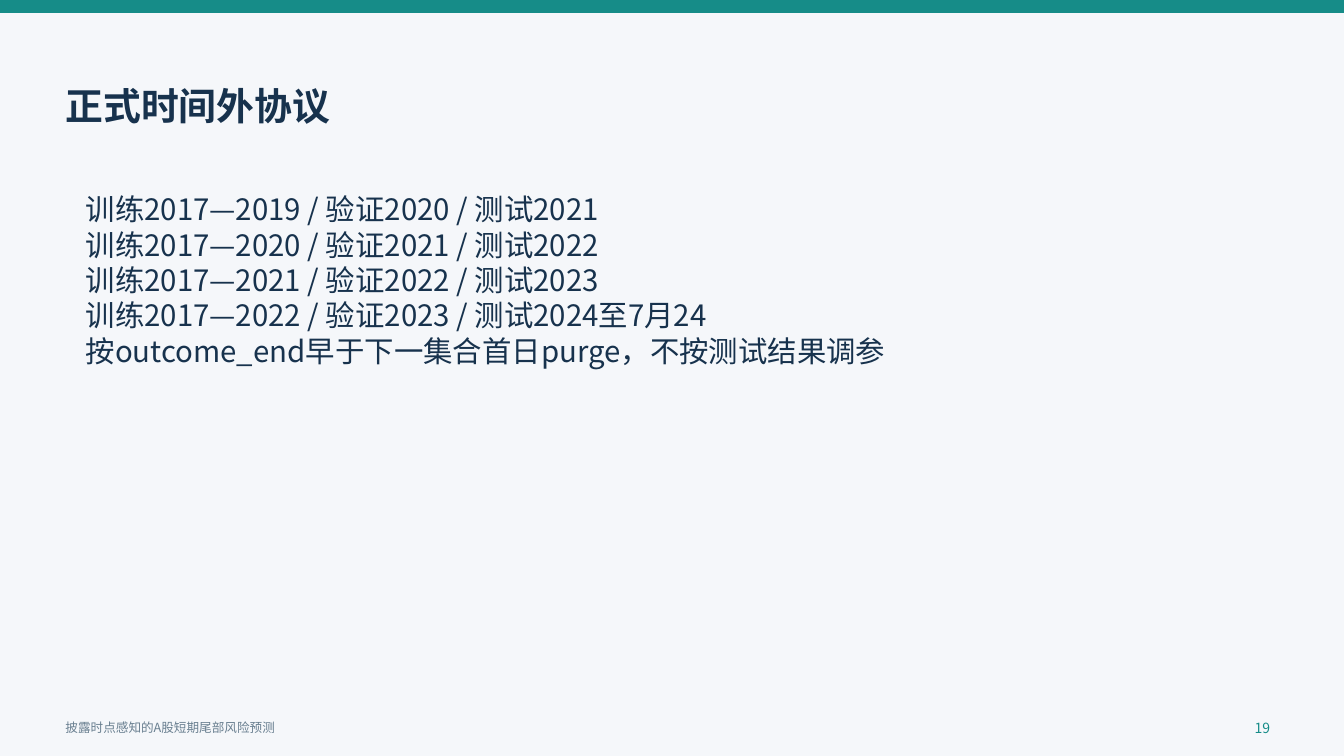
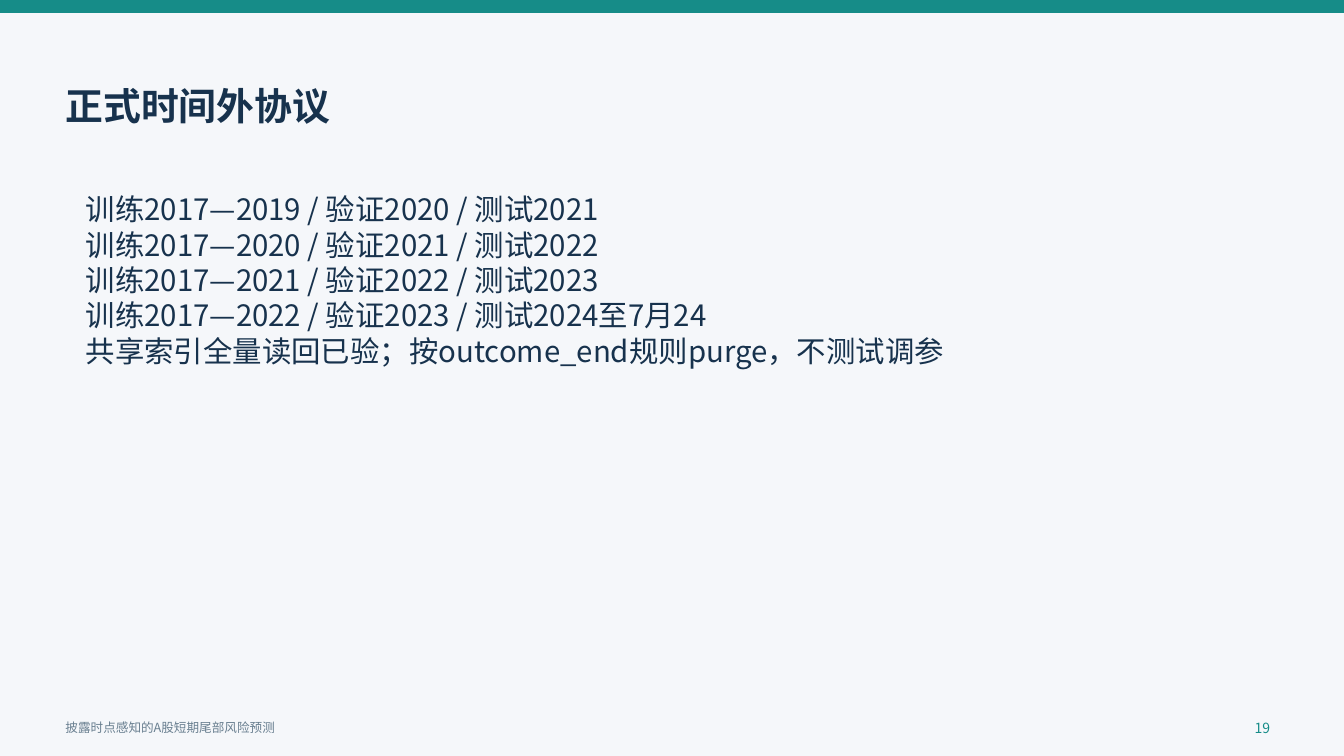
Before and after one commit to QiuKunYuan/llm-event-tail-risk-, a slide deck: slide 19 of docs/开题报告/开题答辩汇报.pptx. Drawn at 1344x756 pixels with LibreOffice and Linux fonts; fonts in the diff are those of the drawing. Boxes give left, top, right and bottom in pixels: in the first picture for what was removed or moved away, otherwise in the second. Text is boxed around its words. In the diff, an @@ line names an element or a change of style, - is before the commit and + after.

```diff
--- a/docs/开题报告/开题答辩汇报.pptx
+++ b/docs/开题报告/开题答辩汇报.pptx
@@ text at bbox=[86, 337, 944, 370]: text changed @@
-按outcome_end早于下一集合首日purge，不按测试结果调参
+共享索引全量读回已验；按outcome_end规则purge，不测试调参
```
Also in this commit, not shown: 4 other slides changed, 23 other files.
